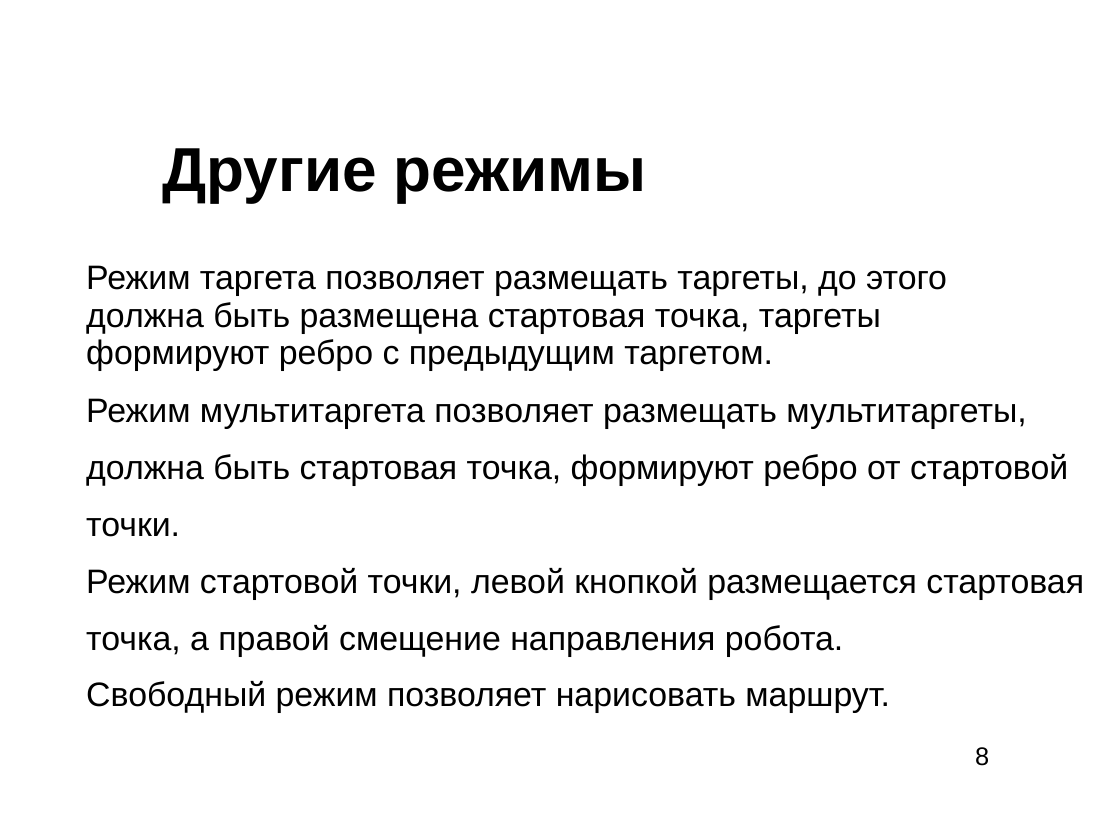
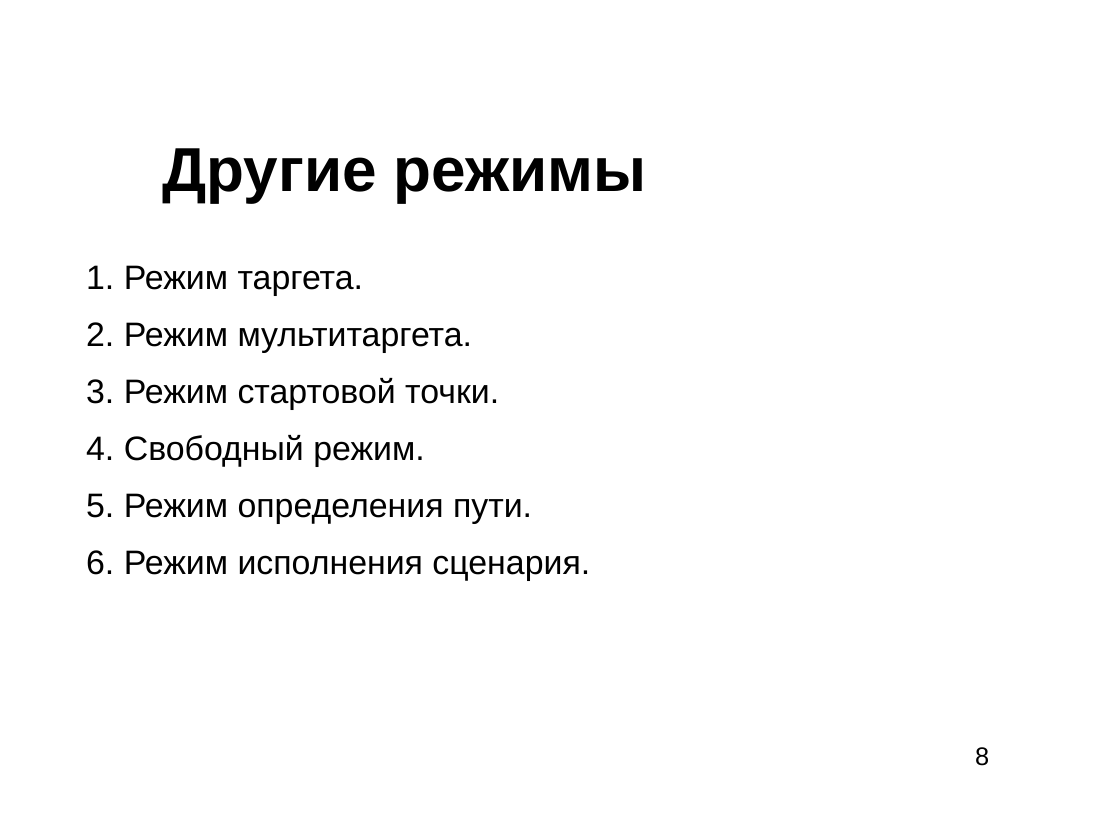
Before and after one commit to waterlink/Cursov2011, a slide deck: slide 9 of reports/presentation.ppt. Drawn at 1120x840 pixels with LibreOffice and Linux fonts; fonts in the diff are those of the drawing; background and template pictures are left out. Boxes give left, top, right and bottom in pixels: in the first picture for what was removed or moved away, otherwise in the second. Text is boxed around its words. In the diff, an @@ line names an element or a change of style, - is before the commit and + after.

```diff
--- a/reports/presentation.ppt
+++ b/reports/presentation.ppt
@@ text at box(86, 265, 590, 581): text changed @@
-Режим таргета позволяет размещать таргеты, до этого
-должна быть размещена стартовая точка, таргеты
-формируют ребро с предыдущим таргетом.
-Режим мультитаргета позволяет размещать мультитаргеты,
-должна быть стартовая точка, формируют ребро от стартовой
-точки.
-Режим стартовой точки, левой кнопкой размещается стартовая
-точка, а правой смещение направления робота.
-Свободный режим позволяет нарисовать маршрут.
+1. Режим таргета.
+2. Режим мультитаргета.
+3. Режим стартовой точки.
+4. Свободный режим.
+5. Режим определения пути.
+6. Режим исполнения сценария.
```
Also in this commit, not shown: 1 other slide changed, 1 other file.
